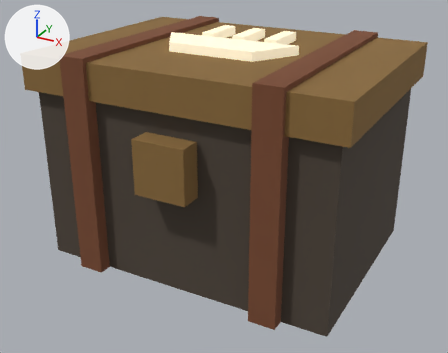
The glTF model projects/02-barcode-game/v2-relic-ark/static/art/iso_sea/sealed_box_food.glb as it was, and as the next commit left it.
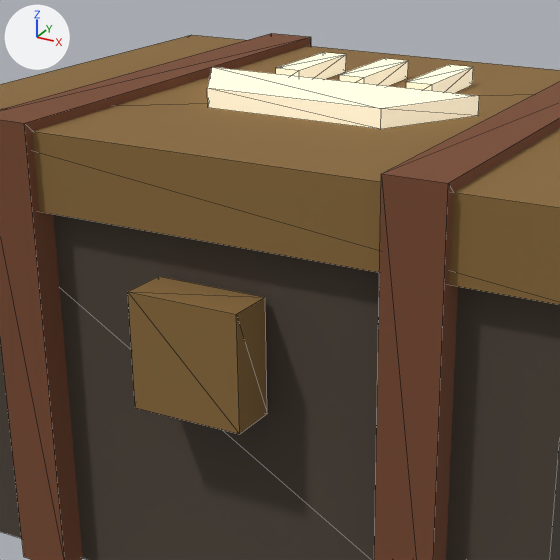
Each version is shown whole from a camera (50 mm lens) standing at (0.653, -1.223, 0.784) and looking at (0.003, -0.042, 0.193), then close up on the part from 16% to 75% of the width and 0% to 76% of the height. Every picture has the same lights, and +X, +Y and +Z are marked at upper left. The older version's two pictures come first. The close-ups show mesh edges as thin lines. Vertices at exactly the same position are counted once.

In view in the first close-up: 'sealed_box_food'.
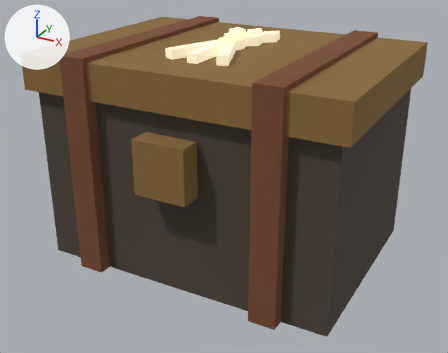
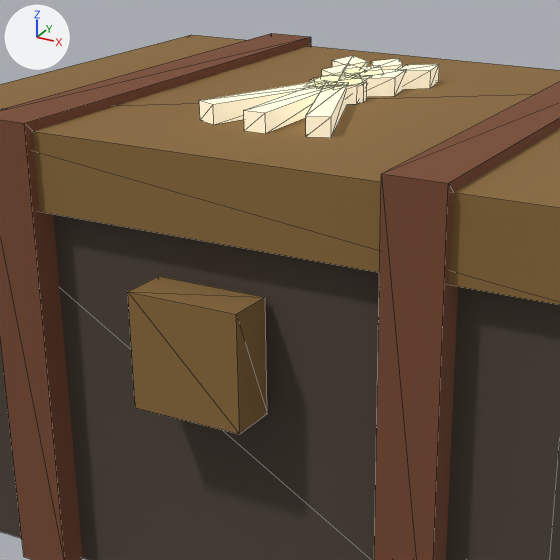
The change, as JSON lines over the scene's bpy script:
```json
{"block": "me_body", "where": "# used by ob_sealed_box_food; location = (0.0, 0.0, 0.21)"}
{"op": "remove", "block": "me_body", "code": "me_body.from_pydata(...)  # 72 vertices, 108 faces; spans x -0.37..0.37, y -0.305..0.28, z -0.21..0.3"}
{"op": "add", "block": "me_body", "code": "me_body.from_pydata(...)  # 136 vertices, 204 faces; spans x -0.37..0.37, y -0.305..0.28, z -0.21..0.3"}
{"block": "me_body", "change": "me_body part 1: a new loose piece, a box spanning x -0.012..0.012, y -0.17..-0.01, z 0.28..0.3, in mat_m_e8dcbf_6_100 (beige #e8dcbf, glowing beige #b9af98)"}
{"block": "me_body", "change": "me_body part 2"}
{"block": "me_body", "change": "2 vertices are removed from x -0.16, y 0.0, z 0.28..0.3"}
{"block": "me_body", "change": "8 faces are deleted"}
{"block": "me_body", "change": "30 vertices move from x -0.1..0.16, y -0.1..0.14, z 0.28..0.3 to x -0.062..0.074, y -0.153..0.137, z 0.28..0.3"}
{"block": "me_body", "change": "29 vertices are added at x -0.074..0.062, y -0.162..0.148, z 0.28"}
{"block": "me_body", "change": "29 new vertices lie (0.0, 0.0, 0.02) away from vertices in x -0.074..0.062, y -0.162..0.148, z 0.28"}
{"block": "me_body", "change": "92 new faces join them, mat_m_e8dcbf_6_100 (beige #e8dcbf, glowing beige #b9af98)"}
```

Location of each change, (x1, y1, x2, y2) in pixels of the close-ups (560 x 560 px):
```json
{"part": 1, "of": "me_body", "change": "added", "after": [244, 82, 344, 134]}
{"part": 2, "of": "me_body", "change": "reshaped", "before": [207, 52, 479, 129], "after": [199, 56, 439, 138]}
```
